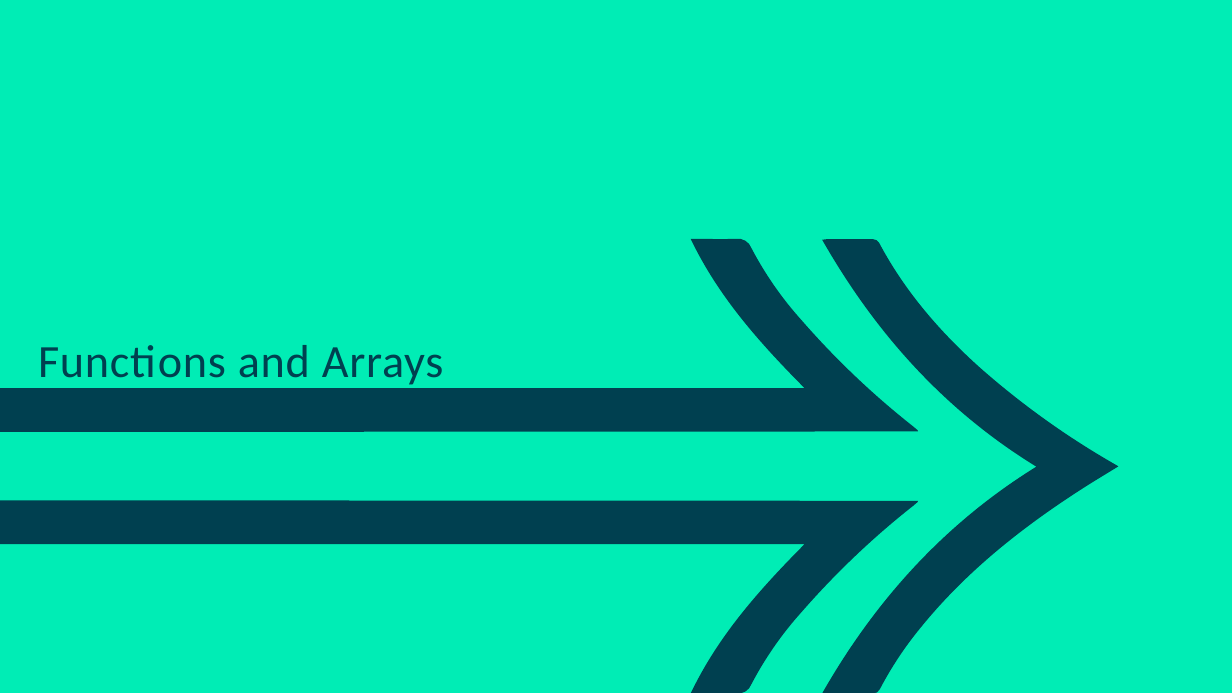
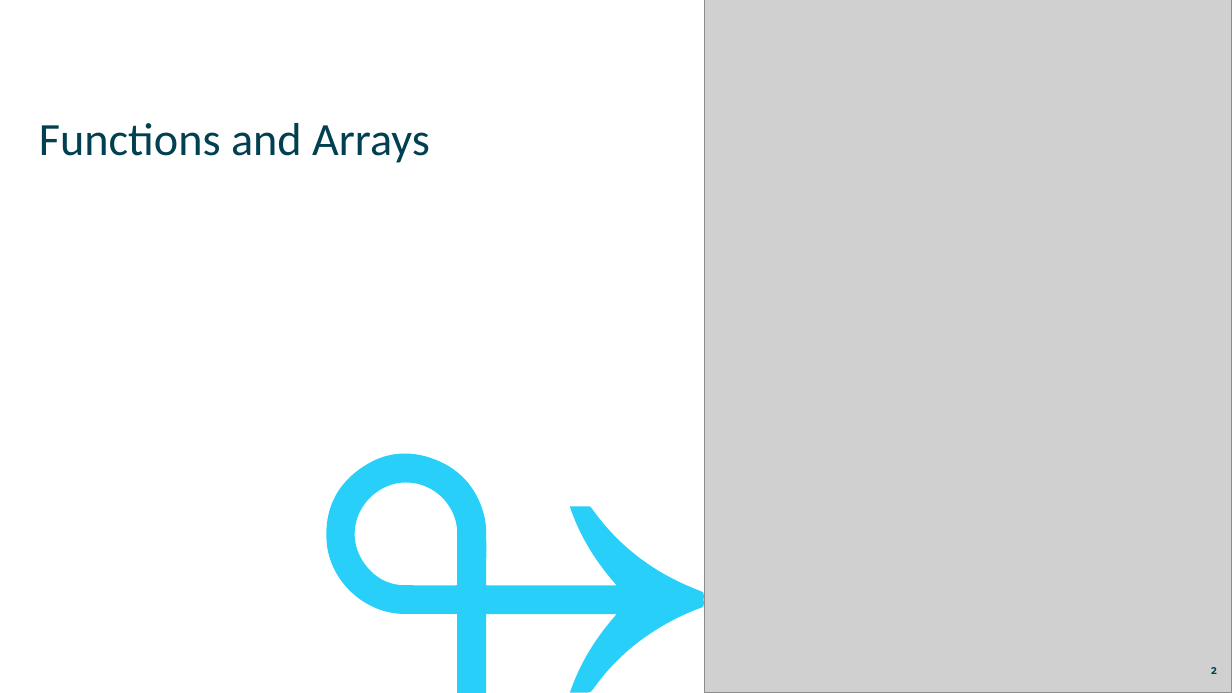
Before and after one commit to mikebaradaran/web_fundamentals, a slide deck: slide 2 of Slides/JavaScript/08 - Functions and Arrays.pptx. Drawn at 1232x693 pixels with LibreOffice and Linux fonts; fonts in the diff are those of the drawing; grey boxes stand for pictures. Boxes give left, top, right and bottom in pixels: in the first picture for what was removed or moved away, otherwise in the second. Text is boxed around its words. In the diff, an @@ line names an element or a change of style, - is before the commit and + after.

```diff
--- a/Slides/JavaScript/08 - Functions and Arrays.pptx
+++ b/Slides/JavaScript/08 - Functions and Arrays.pptx
@@ background #00EDB5 to #FFFFFF @@
@@ rectangle added at [0,7,110,90], fill #FFFFFF @@
@@ picture added at [704,0,1232,693] @@
@@ text "Functions and Arrays": place and size @@
-text "Functions and Arrays" at [38,345,443,385]
+text "Functions and Arrays" at [39,123,430,163]
@@ text "Functions and Arrays" at [39,123,430,163]: letter spacing 0.6 to 0 pt; more space between paragraphs; vertical alignment bottom to top @@
@@ freeform shape removed at [0,238,919,432] @@
@@ freeform shape removed at [823,239,1118,693] @@
@@ freeform shape added at [326,454,703,693], fill #28CFF9 @@
@@ freeform shape removed at [0,500,919,693] @@
@@ page number added at [1211,667,1217,674], 7.6 pt, text #004050, bold @@
+2
```
Also in this commit, not shown: 2 other slides changed, 11 other files.
